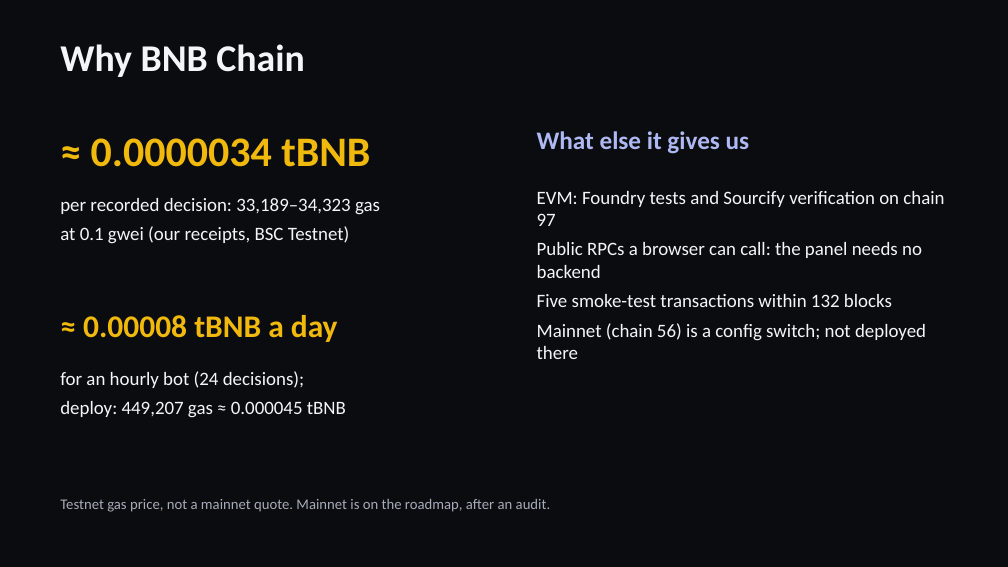
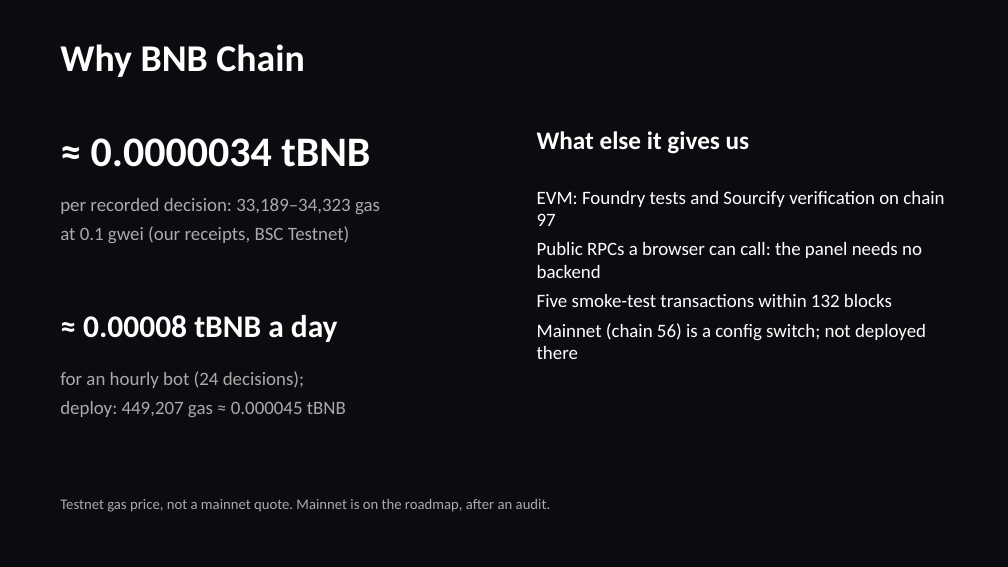
Before and after one commit to Stylenecy/seed-bnb, a slide deck: slide 7 of drift/docs/submission/DRIFT-pitch.pptx. Drawn at 1008x567 pixels with LibreOffice and Linux fonts; fonts in the diff are those of the drawing. Boxes give left, top, right and bottom in pixels: in the first picture for what was removed or moved away, otherwise in the second. Text is boxed around its words. In the diff, an @@ line names an element or a change of style, - is before the commit and + after.

```diff
--- a/drift/docs/submission/DRIFT-pitch.pptx
+++ b/drift/docs/submission/DRIFT-pitch.pptx
@@ text "≈ 0.0000034 tBNB" at [91,138,370,167]: text colour #F0B90B to #FFFFFF @@
@@ text "What else it gives us" at [537,131,750,154]: text colour #AEB9F4 to #FFFFFF @@
@@ text "per recorded decision: 33,189–34,323 gas" at [60,198,380,243]: text colour #F4F5F8 to #AAAAAB @@
@@ text "≈ 0.00008 tBNB a day" at [83,315,338,342]: text colour #F0B90B to #FFFFFF @@
@@ text "for an hourly bot (24 ..." at [60,371,346,417]: text colour #F4F5F8 to #AAAAAB @@
```
Also in this commit, not shown: 9 other slides changed, 3 other files.
